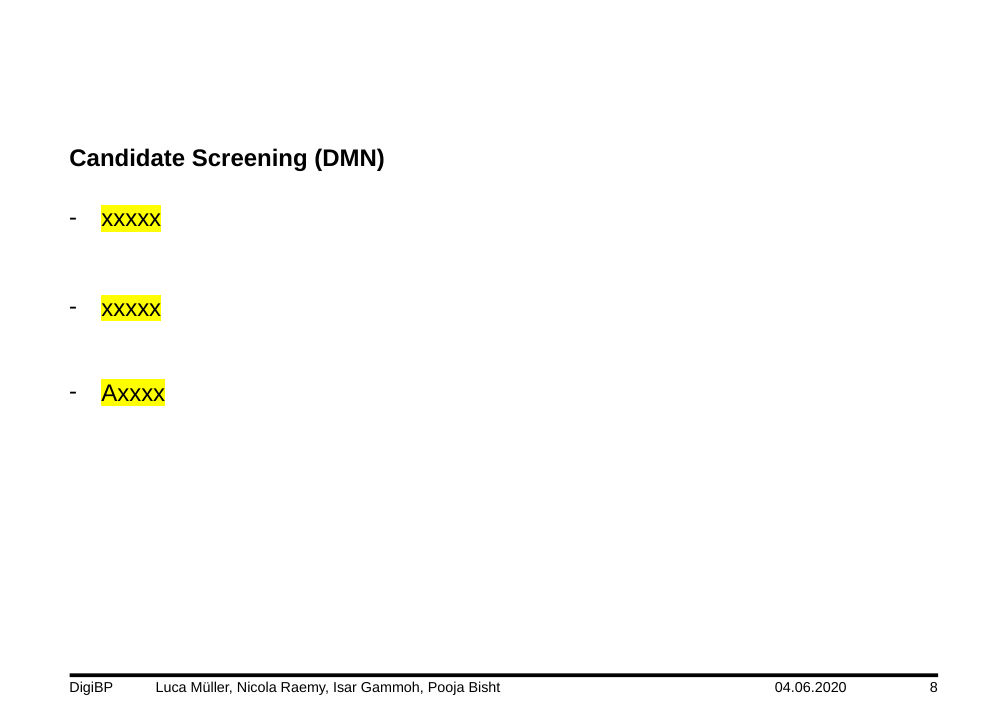
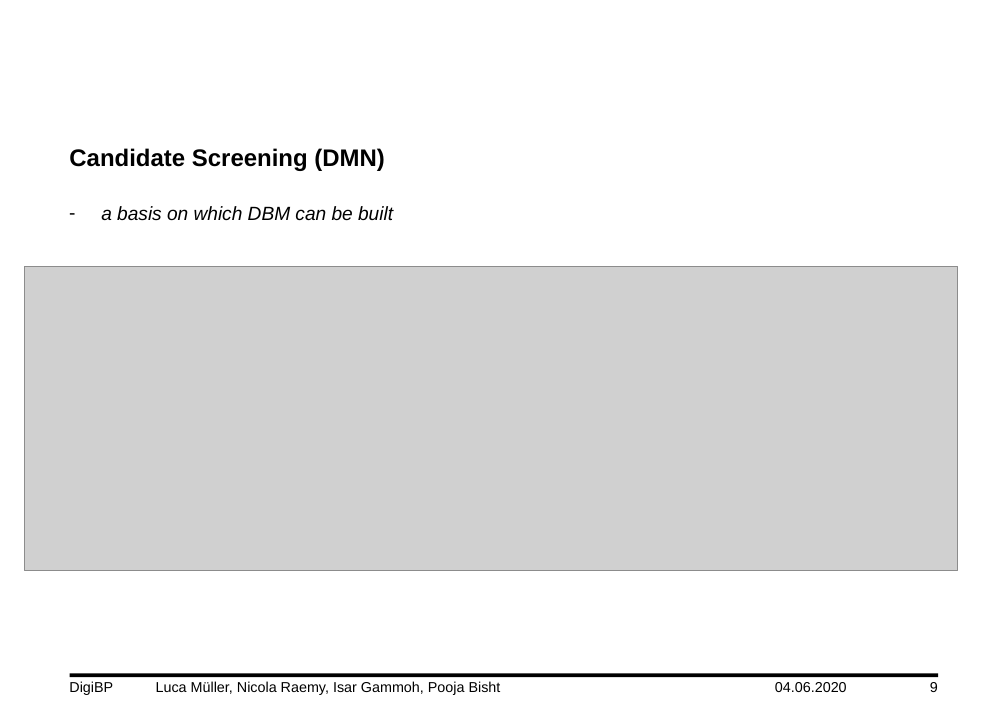
Before and after one commit to DigiBP/DigiBP_DanishBlue, a slide deck: slide 9 of Presentation/DigiBP_DanishBlue_Presentation_V0.3.pptx (slide 8 before the commit). Drawn at 1008x713 pixels with LibreOffice and Linux fonts; fonts in the diff are those of the drawing; grey boxes stand for pictures; background and template pictures are left out. Boxes give left, top, right and bottom in pixels: in the first picture for what was removed or moved away, otherwise in the second. Text is boxed around its words. In the diff, an @@ line names an element or a change of style, - is before the commit and + after.

```diff
--- a/Presentation/DigiBP_DanishBlue_Presentation_V0.3.pptx
+++ b/Presentation/DigiBP_DanishBlue_Presentation_V0.3.pptx
@@ text at box(101, 206, 393, 221): text changed; size 20 to 16 pt; italic on @@
-– xxxxx
-– xxxxx
-– Axxxx
+– a basis on which DBM can be built
@@ picture added at box(24, 266, 958, 571) @@
```
Also in this commit, not shown: 1 other slide changed, 1 slide added.
